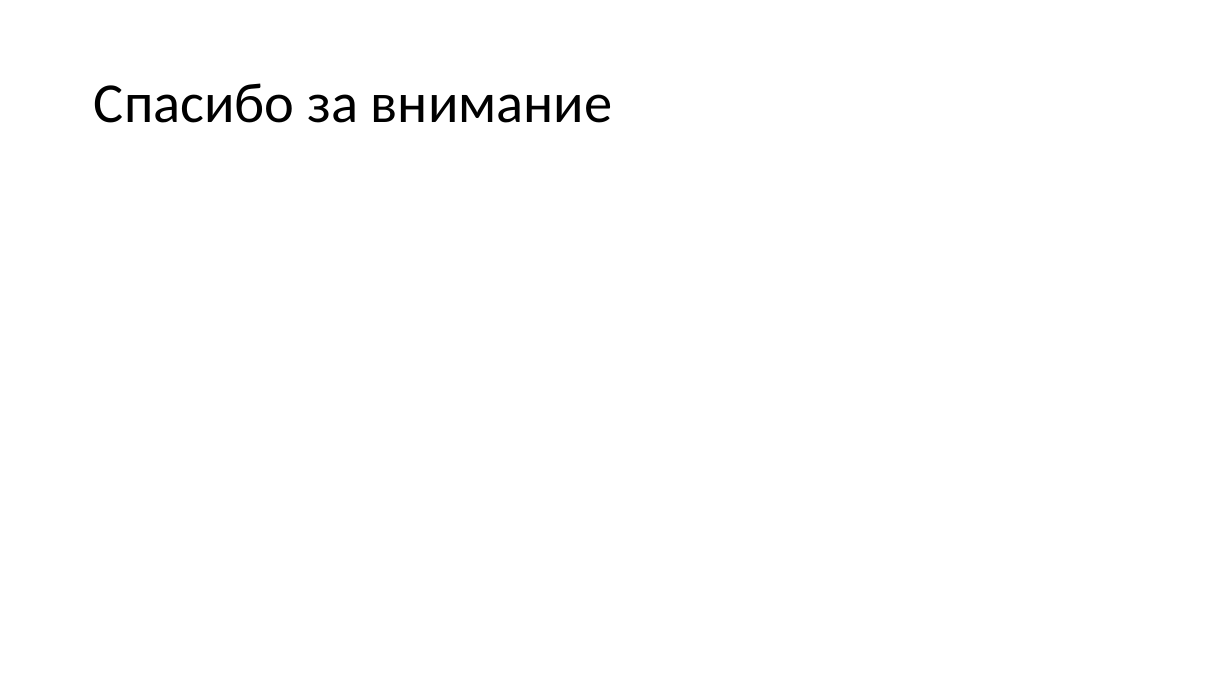
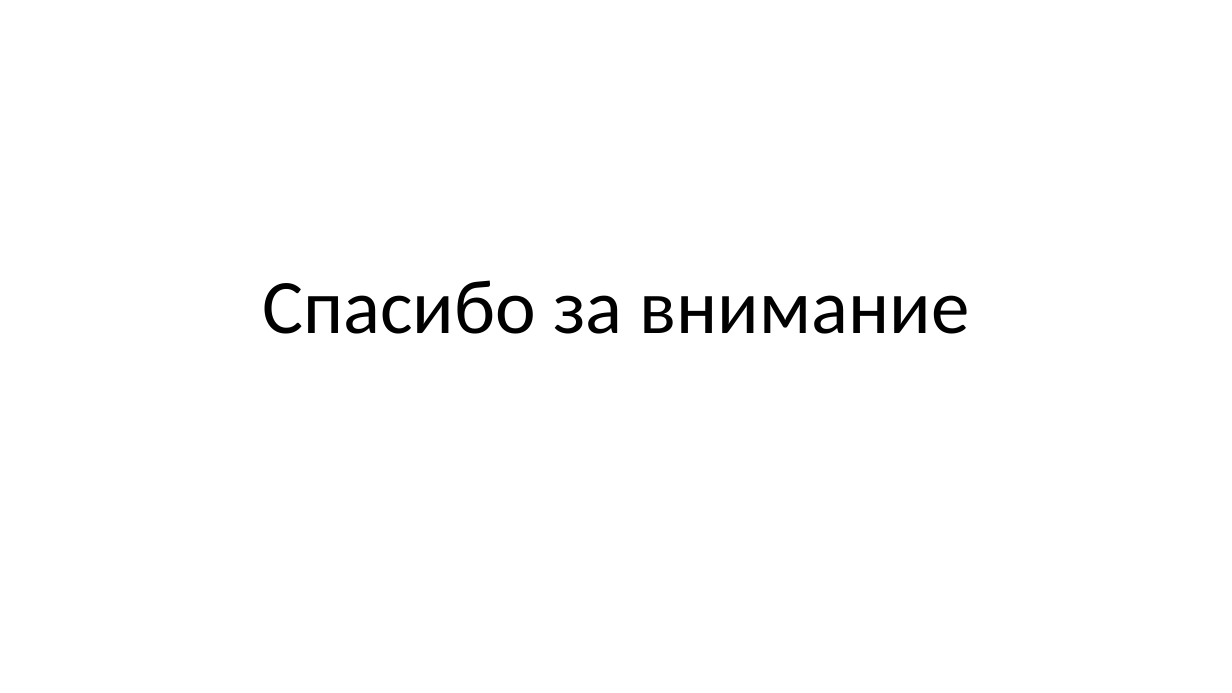
Before and after one commit to S0la1re/Research-work-new, a slide deck: slide 8 of Presentations of Bachelor's theses.pptx (slide 9 before the commit). Drawn at 1232x693 pixels with LibreOffice and Linux fonts; fonts in the diff are those of the drawing. Boxes give left, top, right and bottom in pixels: in the first picture for what was removed or moved away, otherwise in the second. Text is boxed around its words. In the diff, an @@ line names an element or a change of style, - is before the commit and + after.

```diff
--- a/Presentations of Bachelor's theses.pptx
+++ b/Presentations of Bachelor's theses.pptx
@@ title "Спасибо за внимание": place and size @@
-title "Спасибо за внимание" at (94, 83, 613, 123)
+title "Спасибо за внимание" at (262, 280, 970, 334)
@@ title "Спасибо за внимание" at (262, 280, 970, 334): size 44 to 60 pt; alignment left to centre; vertical alignment middle to bottom @@
```
Also in this commit, not shown: 3 other slides changed, 3 slides added, 3 slides removed.
